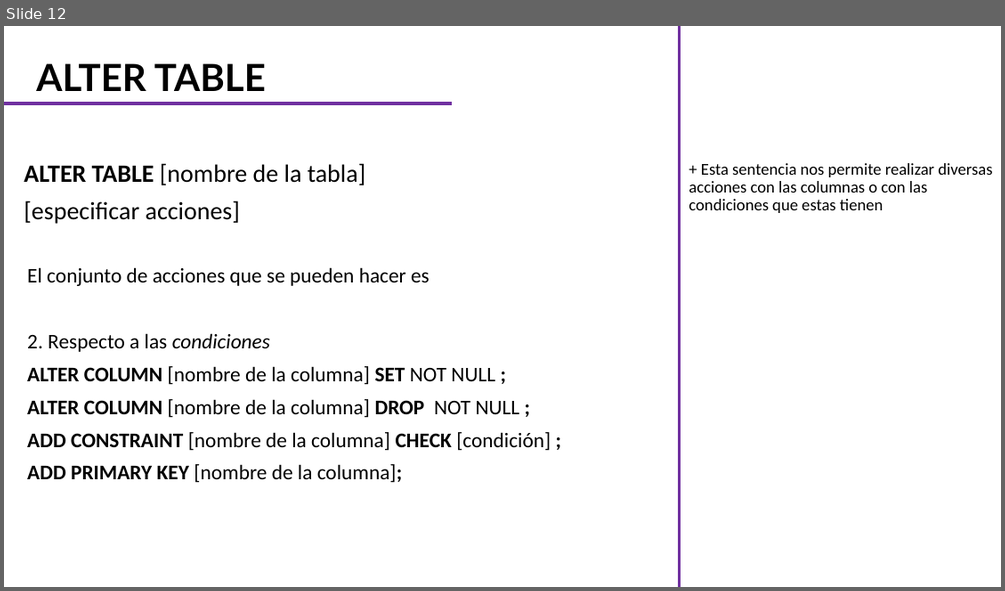
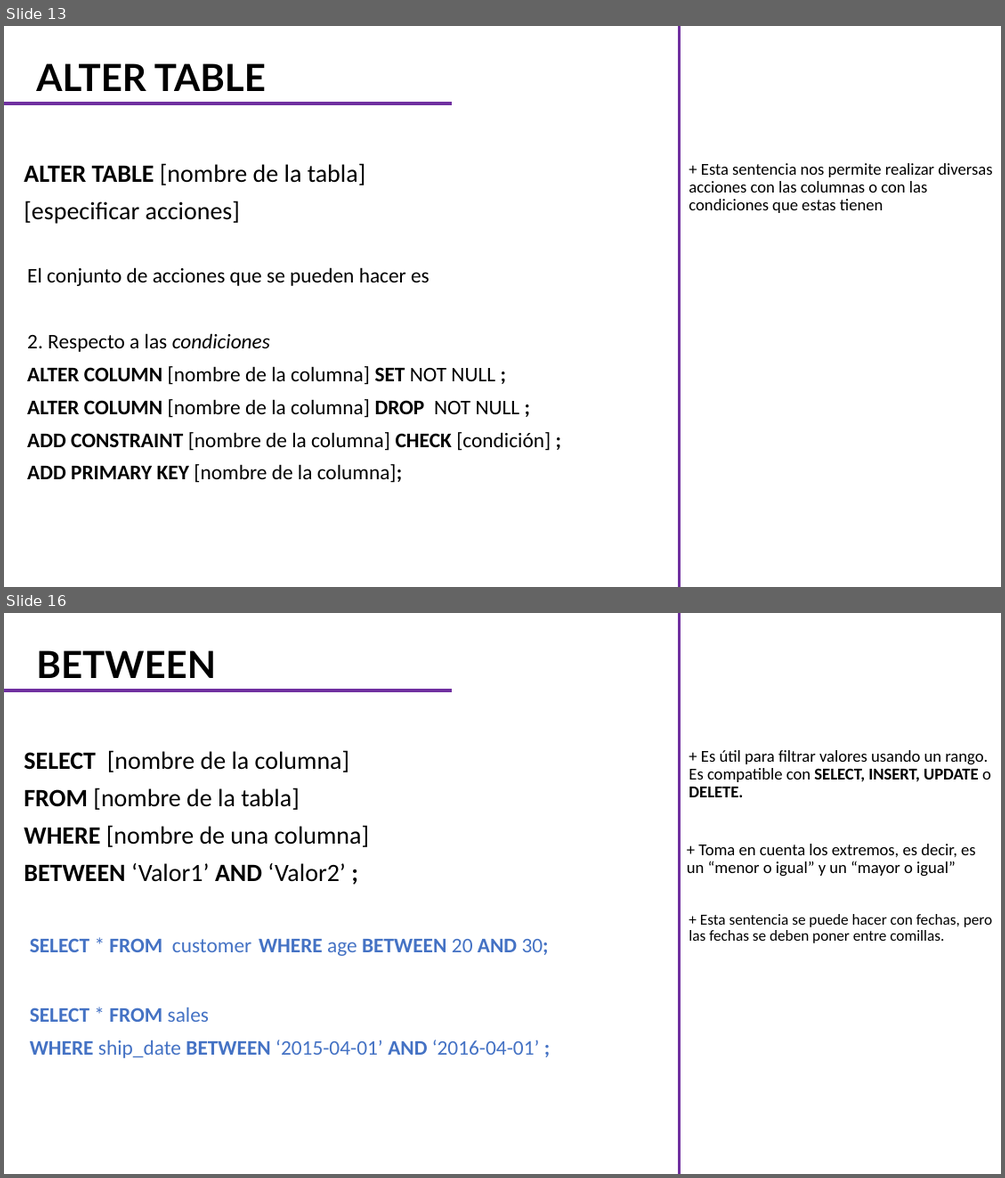
Before and after one commit to CarlosCamposs/Curso-AABD_SQL, a slide deck: Curso AABD-SQL (Notas).pptx. Shown one above the other, each under a label of ours: slide 12 before the commit, slides 13 and 16 after it; the slides between them are not shown. The pictures are 1005x591 and 1005x1178 pixels, drawn with LibreOffice and Linux fonts; fonts in the diff are those of the drawing. Boxes give left, top, right and bottom in pixels: in the first picture for what was removed or moved away, otherwise in the second. Text is boxed around its words. In the diff, an @@ line names an element or a change of style, - is before the commit and + after.

```diff
--- a/Curso AABD-SQL (Notas).pptx
+++ b/Curso AABD-SQL (Notas).pptx
@@ slide 16 added at box(4, 613, 1001, 1174), background #FFFFFF @@
@@ line added from (680, 1174) to (680, 613), #7030A0 3 pt @@
@@ title added at box(36, 650, 216, 678), 36 pt, text #000000, bold @@
+BETWEEN
@@ line added from (4, 690) to (451, 690), #7030A0 3 pt @@
@@ subtitle added at box(24, 750, 370, 882), 24 pt, text #000000 @@
+SELECT [nombre de la columna]
+FROM [nombre de la tabla]
+WHERE [nombre de una columna]
+BETWEEN ‘Valor1’ AND ‘Valor2’ ;
@@ text added at box(688, 750, 991, 797), 16 pt, text #000000 @@
++ Es útil para filtrar valores usando un rango. Es compatible con SELECT, INSERT, UPDATE o DELETE.
@@ text added at box(687, 844, 976, 876), 16 pt, text #000000 @@
++ Toma en cuenta los extremos, es decir, es un “menor o igual” y un “mayor o igual”
@@ text added at box(688, 914, 992, 943), 14.8 pt, text #000000 @@
++ Esta sentencia se puede hacer con fechas, pero las fechas se deben poner entre comillas.
@@ text added at box(30, 938, 549, 956), 20 pt, text #4472C4, bold @@
+SELECT * FROM customer WHERE age BETWEEN 20 AND 30;
@@ text added at box(30, 1007, 540, 1058), 20 pt, text #4472C4 @@
+SELECT * FROM sales
+WHERE ship_date BETWEEN ‘2015-04-01’ AND ‘2016-04-01’ ;
@@ what was slide 12 is now slide 13 @@
```
Also in this commit, not shown: 1 slide changed, 6 other slides added.
